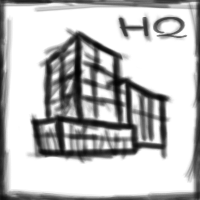
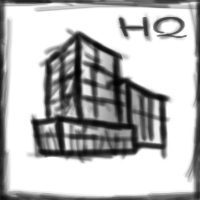
Layered file, before and after one edit (w=200, h=200). Changes by layer:
added layer "Calque 8" above "Calque 7" over [40, 38, 162, 157]
